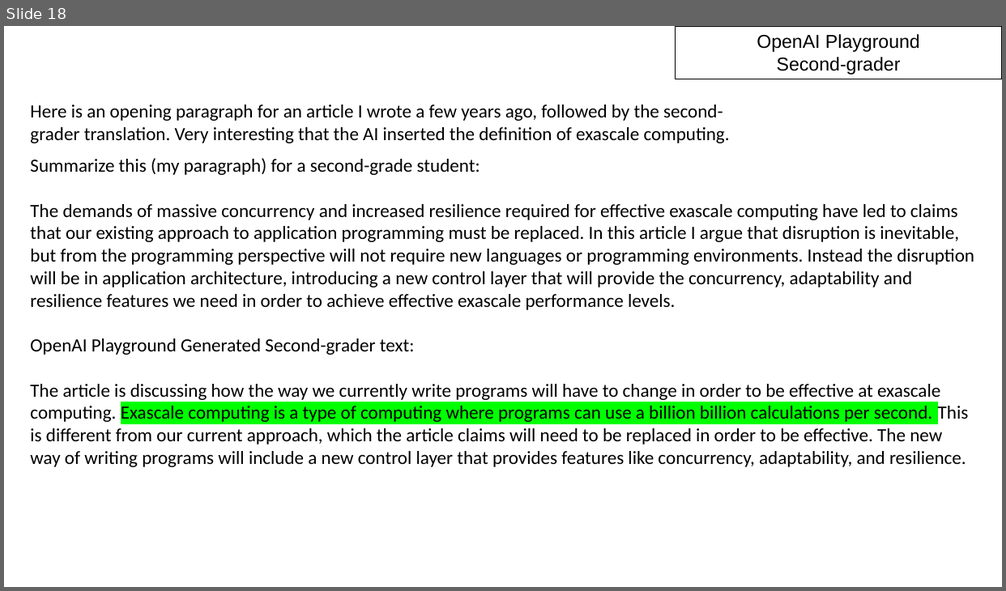
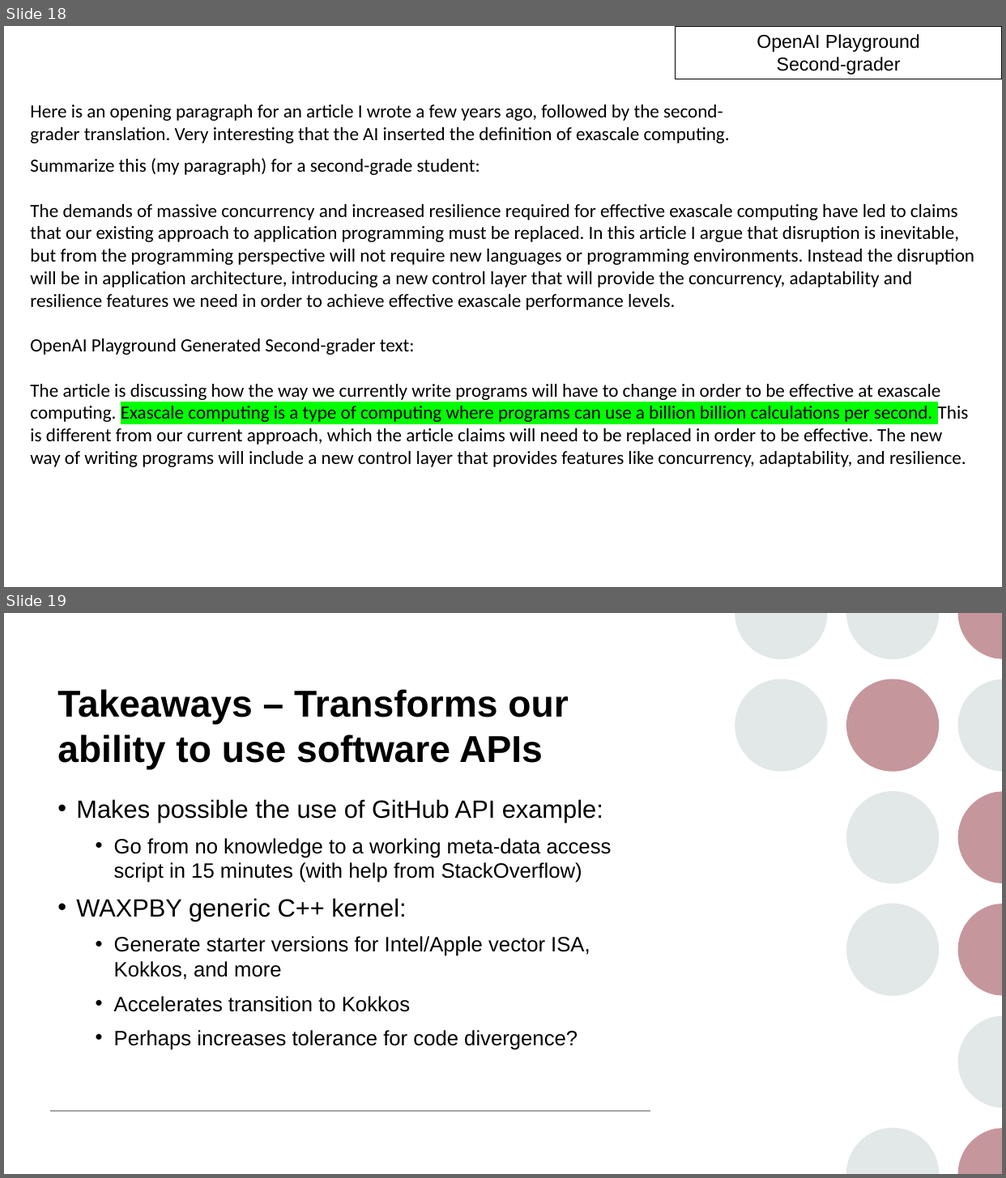
Before and after one commit to maherou/Teaching, a slide deck: files/CS373/GenerativeAITools/GenerativeAITools.pptx. Shown one above the other, each under a label of ours: slide 18 before the commit, slides 18 and 19 after it. The pictures are 1006x591 and 1006x1178 pixels, drawn with LibreOffice and Linux fonts; fonts in the diff are those of the drawing. Boxes give left, top, right and bottom in pixels: in the first picture for what was removed or moved away, otherwise in the second. Text is boxed around its words. In the diff, an @@ line names an element or a change of style, - is before the commit and + after.

```diff
--- a/files/CS373/GenerativeAITools/GenerativeAITools.pptx
+++ b/files/CS373/GenerativeAITools/GenerativeAITools.pptx
@@ slide 19 added at box(4, 613, 1002, 1174), background #FFFFFF @@
@@ group added at box(735, 613, 1002, 1174): 9 freeform shapes, 4 ellipses @@
@@ title added at box(57, 689, 568, 769), 36 pt, text #000000, bold @@
+Takeaways – Transforms our ability to use software APIs
@@ text added at box(76, 799, 612, 1050), 20 pt, text #000000 @@
+• Makes possible the use of GitHub API example:
+  • Go from no knowledge to a working meta-data access script in 15 minutes (with help from StackOverflow)
+• WAXPBY generic C++ kernel:
+  • Generate starter versions for Intel/Apple vector ISA, Kokkos, and more
+  • Accelerates transition to Kokkos
+  • Perhaps increases tolerance for code divergence?
@@ line added from (50, 1112) to (651, 1112), #A6A6A6 1 pt @@
```
Also in this commit, not shown: 2 other slides added.
